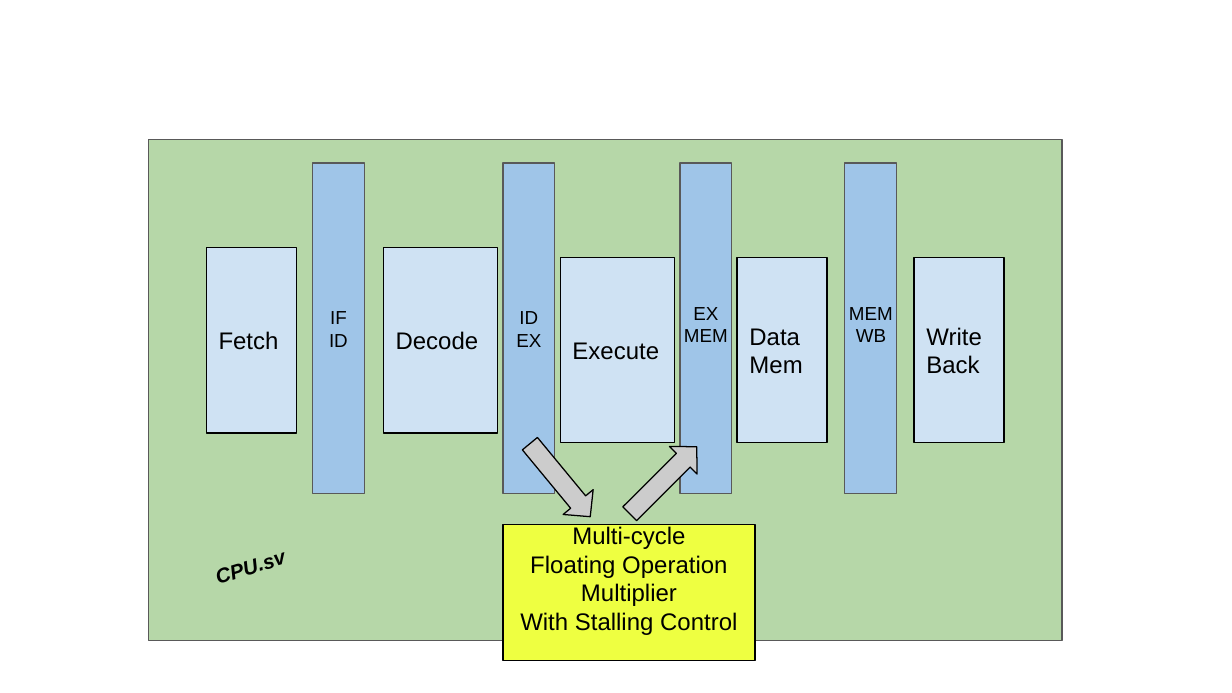
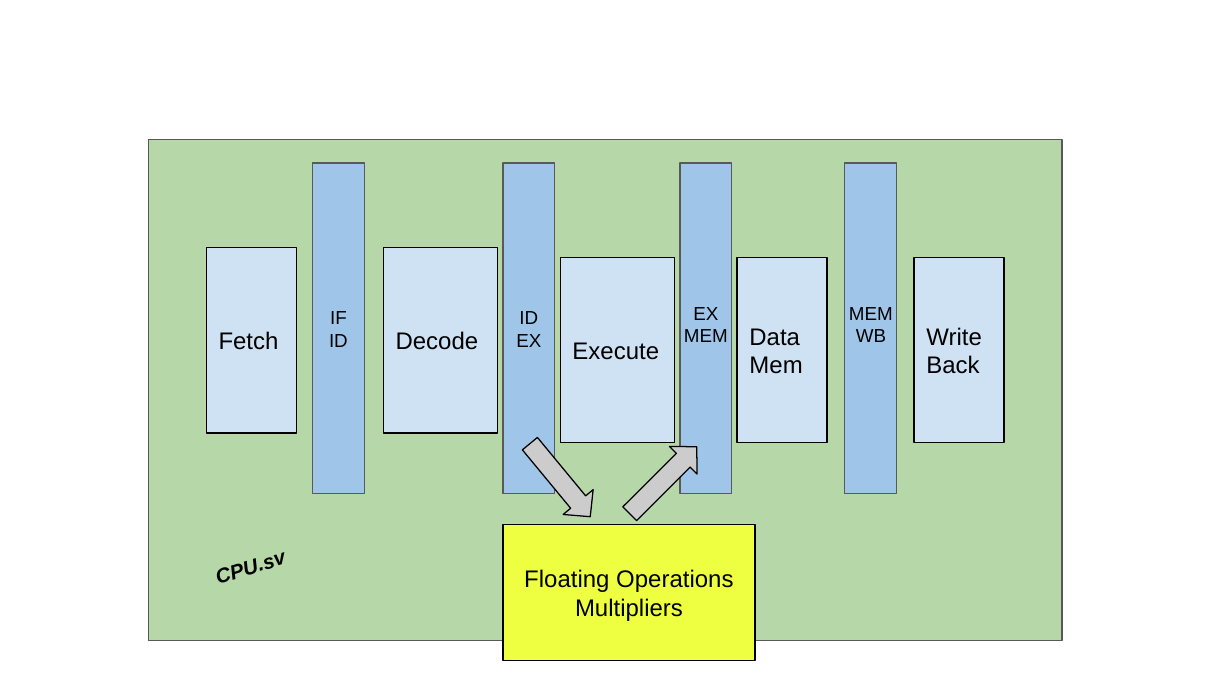
Before and after one commit to ShichenQiao/ECE554_SP23_FPGA_Handwriting_Recognition, a slide deck: slide 12 of Project/Specifications/block diagram.pptx (slide 9 before the commit). Drawn at 1232x693 pixels with LibreOffice and Linux fonts; fonts in the diff are those of the drawing. Boxes give left, top, right and bottom in pixels: in the first picture for what was removed or moved away, otherwise in the second. Text is boxed around its words. In the diff, an @@ line names an element or a change of style, - is before the commit and + after.

```diff
--- a/Project/Specifications/block diagram.pptx
+++ b/Project/Specifications/block diagram.pptx
@@ text in rectangle at bbox=[524, 569, 733, 621]: text changed @@
-Multi-cycle
-Floating Operation
-Multiplier
-With Stalling Control
+Floating Operations
+Multipliers
```
Also in this commit, not shown: 9 other slides changed, 4 slides added, 5 other files.
